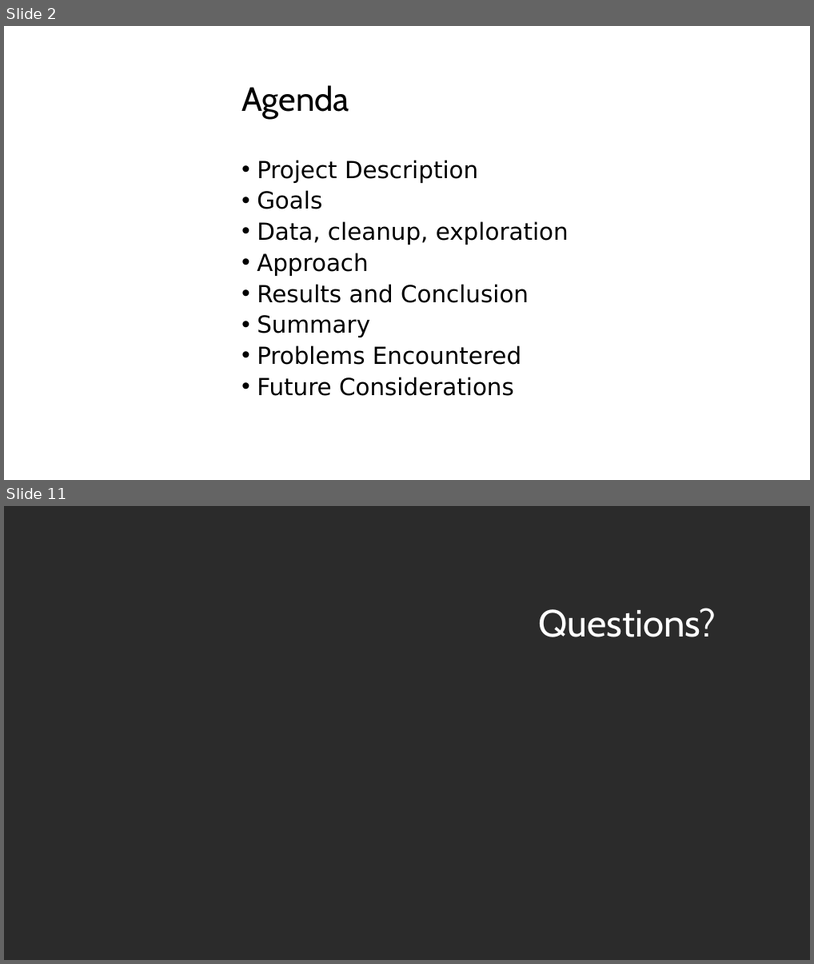
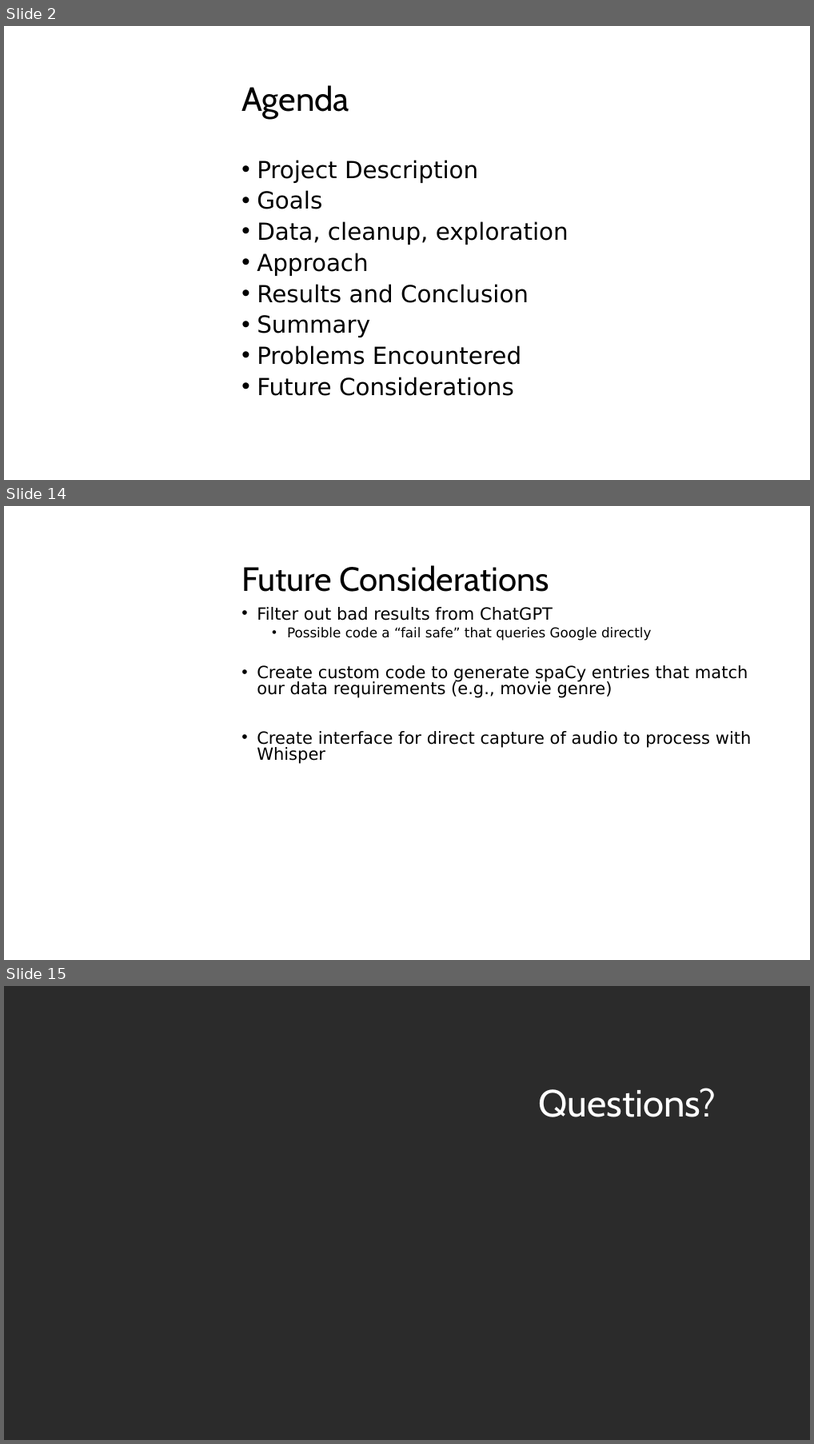
Before and after one commit to brian-campbell/ai-bootcamp-project-3, a slide deck: MovieChatBot.pptx. Shown one above the other, each under a label of ours: slides 2 and 11 before the commit, slides 2, 14 and 15 after it; the slides between them are not shown. The pictures are 814x964 and 814x1444 pixels, drawn with LibreOffice and Linux fonts; fonts in the diff are those of the drawing; background and template pictures are left out; a plain dark background stands for a picture behind light text. Boxes give left, top, right and bottom in pixels: in the first picture for what was removed or moved away, otherwise in the second. Text is boxed around its words. In the diff, an @@ line names an element or a change of style, - is before the commit and + after.

```diff
--- a/MovieChatBot.pptx
+++ b/MovieChatBot.pptx
@@ slide 14 added at (4, 506, 810, 960), background picture (left out) @@
@@ title added at (242, 565, 550, 592), 40 pt, text #000000 @@
+Future Considerations
@@ text added at (257, 607, 752, 764), 20 pt, text #000000 @@
+• Filter out bad results from ChatGPT
+  • Possible code a “fail safe” that queries Google directly
+• Create custom code to generate spaCy entries that match our data requirements (e.g., movie genre)
+• Create interface for direct capture of audio to process with Whisper
@@ what was slide 11 is now slide 15 @@
```
Also in this commit, not shown: 4 slides changed, 7 other slides added, 4 slides removed.
